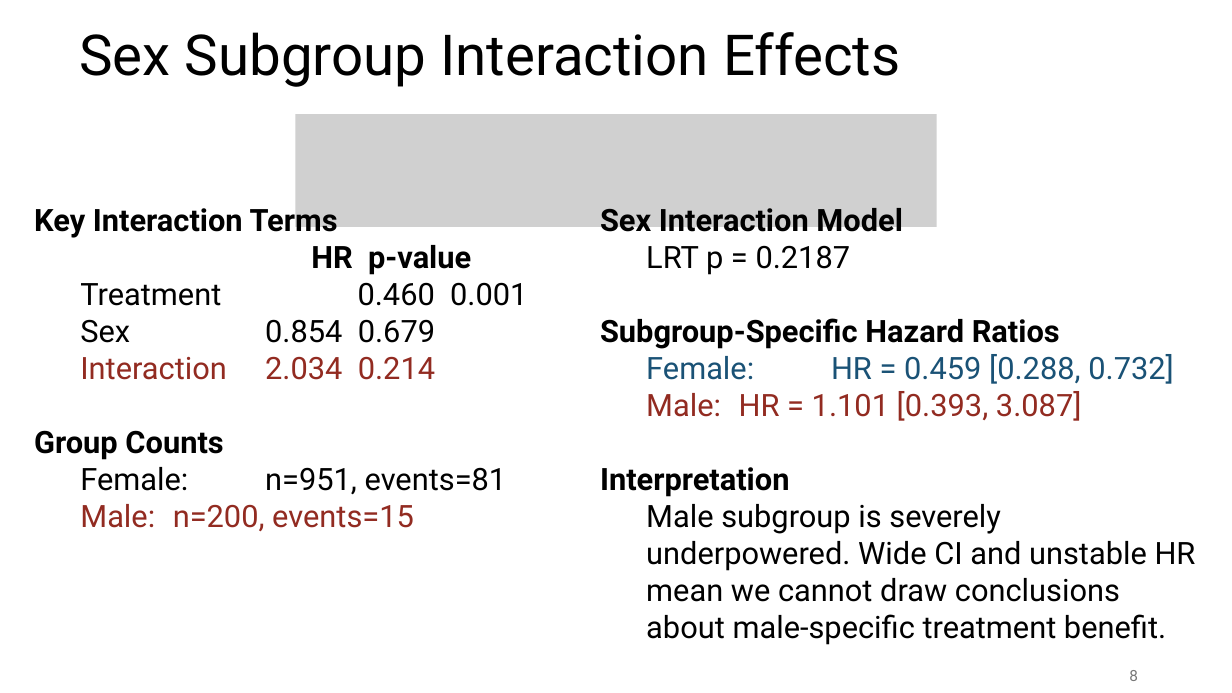
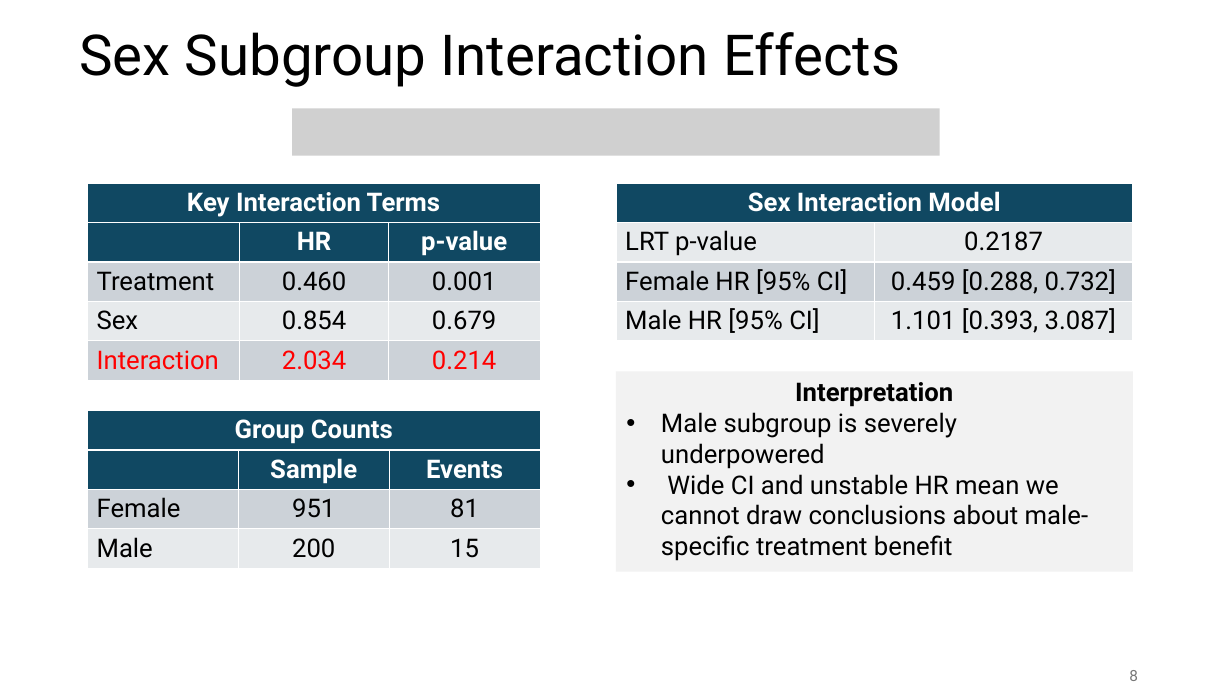
Before and after one commit to susanpeck/Math261BExperimentalDesignProject, a slide deck: slide 8 of Document_Files/Presentation_Slides_v2.pptx. Drawn at 1232x693 pixels with LibreOffice and Linux fonts; fonts in the diff are those of the drawing; grey boxes stand for pictures. Boxes give left, top, right and bottom in pixels: in the first picture for what was removed or moved away, otherwise in the second. Text is boxed around its words. In the diff, an @@ line names an element or a change of style, - is before the commit and + after.

```diff
--- a/Document_Files/Presentation_Slides_v2.pptx
+++ b/Document_Files/Presentation_Slides_v2.pptx
@@ picture: place and size @@
-picture at [296,115,937,227]
+picture at [292,108,940,155]
@@ text removed at [34,203,527,531] @@
-Key Interaction Terms
-HR p-value
-  Treatment 0.460 0.001
-  Sex 0.854 0.679
-  Interaction 2.034 0.214
-Group Counts
-  Female: n=951, events=81
-  Male: n=200, events=15
@@ table added at [88,183,541,384], 5 rows, 3 columns @@
+Key Interaction Terms |  | 
+ | HR | p-value
+Treatment | 0.460 | 0.001
+Sex | 0.854 | 0.679
+Interaction | 2.034 | 0.214
@@ text in rectangle at [600,208,1174,421]: paragraphs removed @@
-Sex Interaction Model
-  LRT p = 0.2187
-Subgroup-Specific Hazard Ratios
-  Female: HR = 0.459 [0.288, 0.732]
-  Male: HR = 1.101 [0.393, 3.087]
@@ table added at [616,183,1134,343], 4 rows, 2 columns @@
+Sex Interaction Model | 
+LRT p-value | 0.2187
+Female HR [95% CI] | 0.459 [0.288, 0.732]
+Male HR [95% CI] | 1.101 [0.393, 3.087]
@@ rectangle "Interpretation": place and size @@
-rectangle "Interpretation" at [600,208,1196,645]
+rectangle "Interpretation" at [616,372,1133,572]
@@ rectangle "Interpretation" at [616,372,1133,572]: fill none to #F2F2F2 @@
@@ text in rectangle at [795,382,953,407]: size 24 to 20 pt in "Interpretation"; alignment left to centre @@
@@ table added at [88,410,540,570], 4 rows, 3 columns @@
+Group Counts |  | 
+ | Sample | Events
+Female | 951 | 81
+Male | 200 | 15
@@ text in rectangle at [661,412,1088,561]: text changed; size 24 to 20 pt @@
-  Male subgroup is severely underpowered. Wide CI and unstable HR mean we cannot draw conclusions about male-specific treatment benefit.
+  • Male subgroup is severely underpowered
+  • Wide CI and unstable HR mean we cannot draw conclusions about male-specific treatment benefit
```
Also in this commit, not shown: 8 other slides changed, 1 slide removed.
